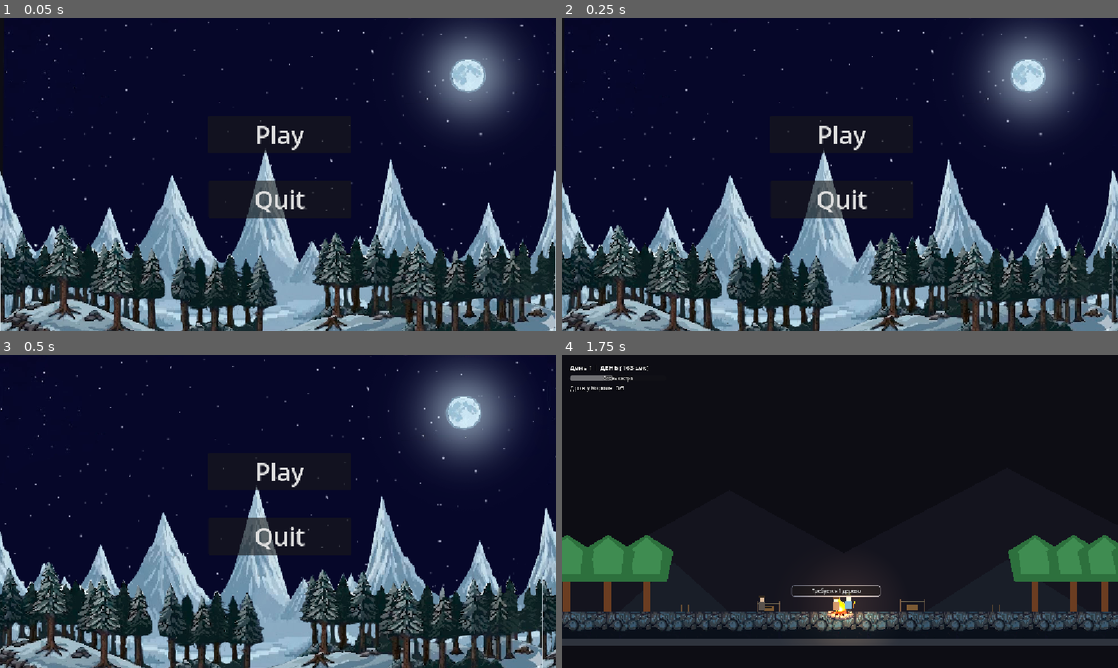
Above: before the commit, frames 1-4 (two rows, left to right).
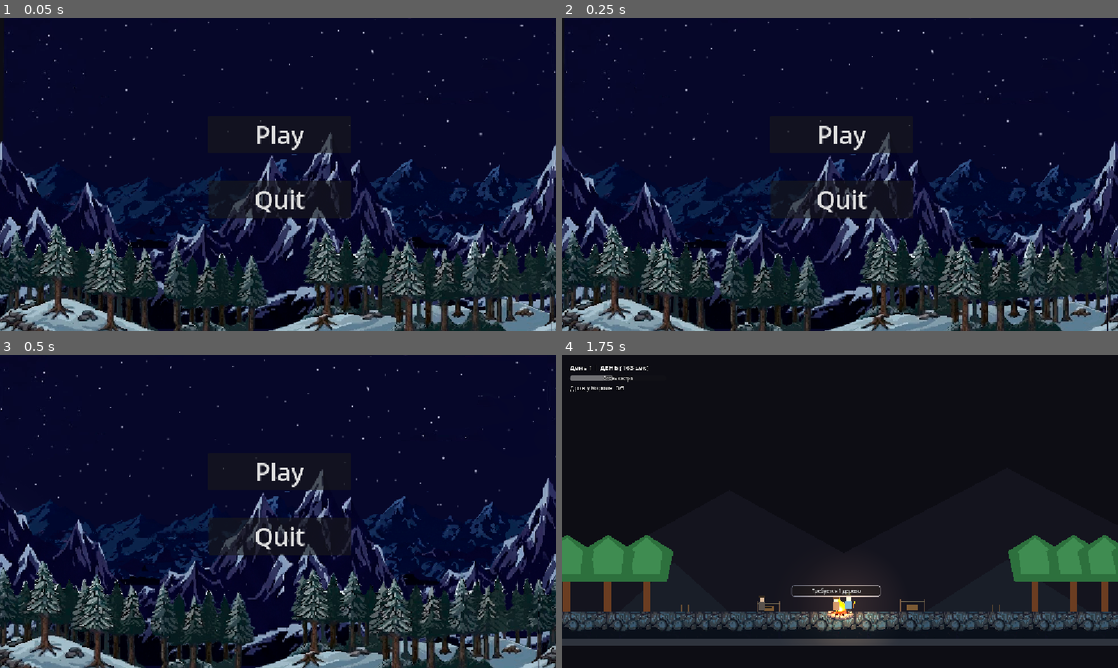
Above: after the commit, the same moments.

Repository: Kyrsadak/turkic-game-jam
Game: Godot game, scene res://scenes/menu/menu.tscn
The game is run twice, just before and just after one commit, with the same random seed, the same clock (stepped at 60 frames per second) and the same inputs.
Inputs (mouse positions are in pixels of both pictures, inside the frame that each line leads up to):
- Up to frame 1 (0.05 s): no input
- Up to frame 2 (0.25 s): no input
- Up to frame 3 (0.5 s): no input
- Up to frame 4 (1.75 s): click "Play" at 0.5 s; move the mouse to (962, 495) at 1.27 s; hold D from 1.28 s (still down); hold R from 1.28 s (still down); click (962, 495) at 1.42 s

The runs differ from the first frame. In frame 1, 35% of the frame differs, in the area x 0-100%, y 1-100%; in frame 2, 35%; in frame 3, 35%; in frame 4, nothing differs.

Commit message:
feat: calibrate moon trajectory starting from (-63, 466) along a parabolic arc

Diff:
--- a/scenes/menu/background_bg.gd
+++ b/scenes/menu/background_bg.gd
@@ -1,8 +1,37 @@
 extends ParallaxBackground
 
+var speed_scene = 100
 
-var speed_scene = 100
+@export var moon_speed: float = 35.0
+var moon_x: float = -63.0
+
+@onready var moon: Sprite2D = get_node_or_null("ParallaxLayer2/Луна")
+
+func _ready() -> void:
+	# Отключаем автоматический параллакс для слоя луны, так как мы управляем ею вручную
+	var layer2 = get_node_or_null("ParallaxLayer2")
+	if layer2:
+		layer2.motion_scale = Vector2.ZERO
+
+	# Начинаем с точной позиции из редактора (-63.0)
+	moon_x = -63.0
 
 # Called every frame. 'delta' is the elapsed time since the previous frame.
 func _process(delta: float) -> void:
 	scroll_base_offset.x -= speed_scene * delta
+
+	# Движение луны по параболе (арке)
+	if moon:
+		moon_x += moon_speed * delta
+		if moon_x > 1300.0:
+			moon_x = -63.0 # Сброс к начальной координате из редактора
+
+		# Вычисляем Y по параболе: y = a * (x - h)^2 + k
+		# Чтобы траектория проходила ровно через точку (-63, 466) при пике в (576, 100):
+		# a = (466 - 100) / (-63 - 576)^2 = 366 / 408321 ≈ 0.0008964
+		var h = 576.0 # середина экрана по X
+		var k = 100.0 # пик высоты по Y
+		var a = 0.0008964
+		var moon_y = a * pow(moon_x - h, 2) + k
+
+		moon.position = Vector2(moon_x, moon_y)
--- a/scenes/menu/background_bg.tscn
+++ b/scenes/menu/background_bg.tscn
@@ -3,6 +3,7 @@
 [ext_resource type="Texture2D" uid="uid://c3fxwggx5b0qb" path="res://assets/textures/Горы.png" id="1_5v56a"]
 [ext_resource type="Texture2D" uid="uid://bfe5f8i21qi15" path="res://assets/textures/небо.png" id="1_oxbuu"]
 [ext_resource type="Texture2D" uid="uid://cceghnamr76mt" path="res://assets/textures/луна.png" id="2_1xygq"]
+[ext_resource type="Texture2D" uid="uid://v0bpw3wypise" path="res://assets/textures/Горы_задний.png" id="3_32ygi"]
 [ext_resource type="Texture2D" uid="uid://ketlen8ymuxq" path="res://assets/textures/Деревья_заднийфон.png" id="4_1xygq"]
 
 [node name="ParallaxBackground" type="ParallaxBackground" unique_id=1156262253]
@@ -17,19 +18,28 @@
 texture = ExtResource("1_oxbuu")
 
 [node name="ParallaxLayer2" type="ParallaxLayer" parent="." unique_id=74518620]
-motion_scale = Vector2(0.2, 1)
+motion_scale = Vector2(-0.2, -0.8)
 
 [node name="Луна" type="Sprite2D" parent="ParallaxLayer2" unique_id=805476035]
-position = Vector2(974, 119)
+position = Vector2(-63, 466)
 texture = ExtResource("2_1xygq")
+
+[node name="ParallaxLayer5" type="ParallaxLayer" parent="." unique_id=903001807]
+motion_scale = Vector2(0.33, 1)
+motion_mirroring = Vector2(1110.355, 0)
+
+[node name="ГорыЗадний" type="Sprite2D" parent="ParallaxLayer5" unique_id=1891263133]
+position = Vector2(561, 384)
+scale = Vector2(1.1930894, 1)
+texture = ExtResource("3_32ygi")
 
 [node name="ParallaxLayer3" type="ParallaxLayer" parent="." unique_id=140586795]
 motion_scale = Vector2(0.4, 1)
 motion_mirroring = Vector2(1150.14, 0)
 
 [node name="Горы" type="Sprite2D" parent="ParallaxLayer3" unique_id=454246823]
-position = Vector2(575.58624, 459)
-scale = Vector2(1.171922, 2.4705884)
+position = Vector2(576, 438.9706)
+scale = Vector2(1.171922, 1.7901362)
 texture = ExtResource("1_5v56a")
 
 [node name="ParallaxLayer4" type="ParallaxLayer" parent="." unique_id=1991566954]
@@ -37,6 +47,6 @@
 motion_mirroring = Vector2(1150.14, 0)
 
 [node name="ДеревьяЗаднийфон" type="Sprite2D" parent="ParallaxLayer4" unique_id=421924940]
-position = Vector2(588.75, 539)
-scale = Vector2(1.1883249, 1)
+position = Vector2(580.9025, 539)
+scale = Vector2(1.172677, 1)
 texture = ExtResource("4_1xygq")
Binary file changed: assets/textures/Горы.png
Binary file added: assets/textures/Горы_задний.png
Not shown, added: assets/textures/Горы_задний.png.import
Binary file changed: assets/textures/Деревья_заднийфон.png
